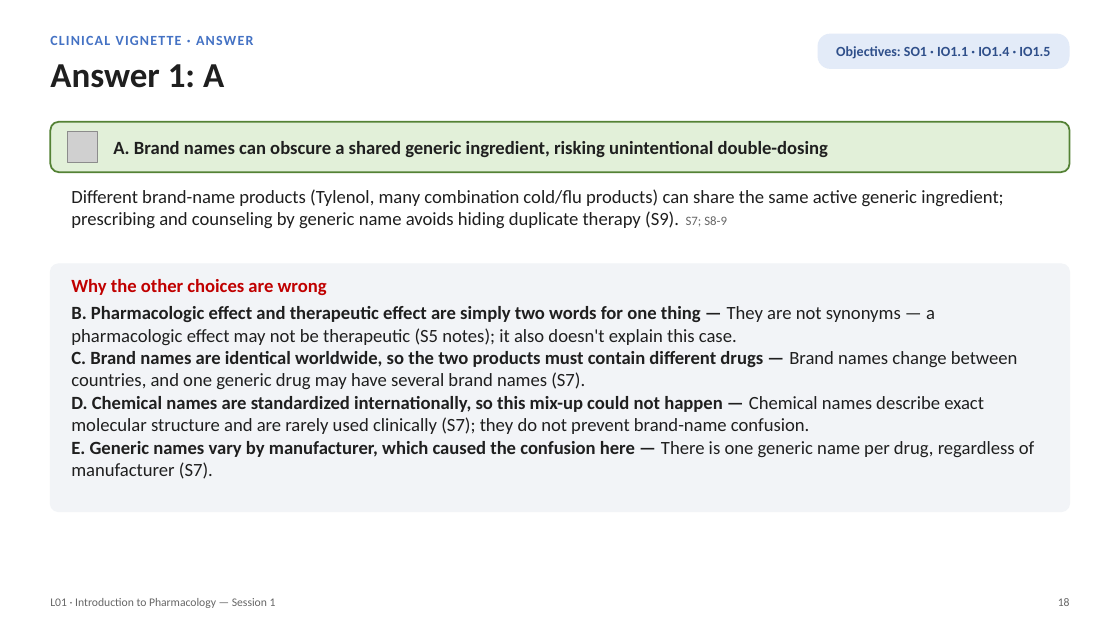
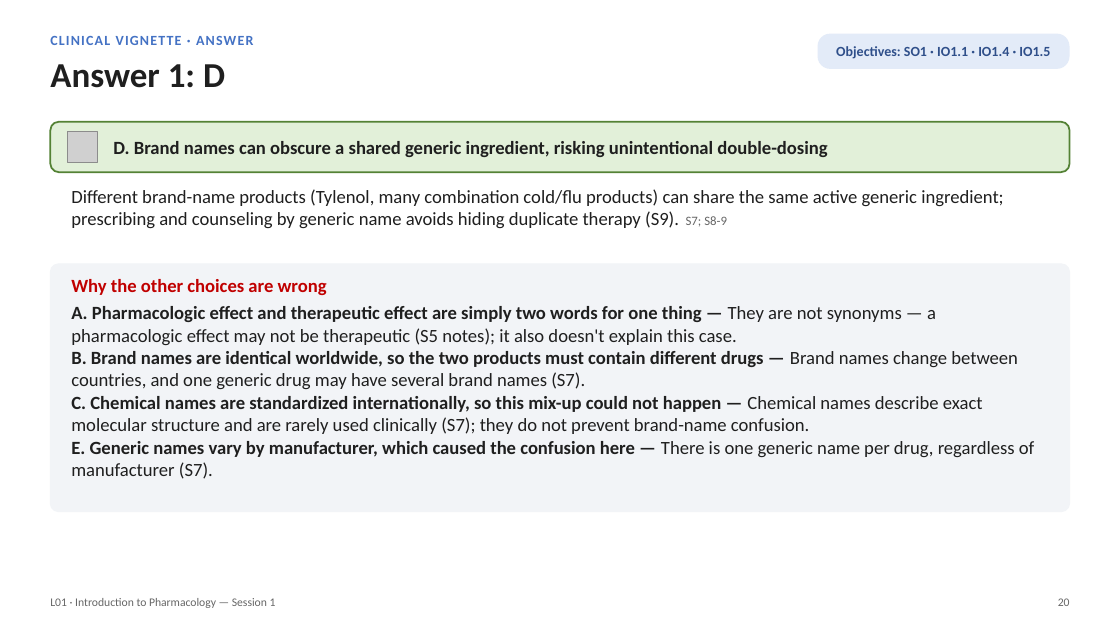
Before and after one commit to bishwokrit/DPAS-Pharm, a slide deck: slide 20 of docs/L01/L01_Unit_1_Introduction_to_Pharmacology_Session_1_study_deck.pptx (slide 18 before the commit). Drawn at 1120x630 pixels with LibreOffice and Linux fonts; fonts in the diff are those of the drawing; grey boxes stand for pictures. Boxes give left, top, right and bottom in pixels: in the first picture for what was removed or moved away, otherwise in the second. Text is boxed around its words. In the diff, an @@ line names an element or a change of style, - is before the commit and + after.

```diff
--- a/docs/L01/L01_Unit_1_Introduction_to_Pharmacology_Session_1_study_deck.pptx
+++ b/docs/L01/L01_Unit_1_Introduction_to_Pharmacology_Session_1_study_deck.pptx
@@ text at [50,64,225,88]: text changed @@
-Answer 1: A
+Answer 1: D
@@ text at [113,141,827,157]: text changed @@
-A. Brand names can obscure a shared generic ingredient, risking unintentional double-dosing
+D. Brand names can obscure a shared generic ingredient, risking unintentional double-dosing
@@ text at [71,306,1018,434]: text changed @@
-B. Pharmacologic effect and therapeutic effect are simply two words for one thing — They are not synonyms — a pharmacologic effect may not be therapeutic (S5 notes); it also doesn't explain this case.
-C. Brand names are identical worldwide, so the two products must contain different drugs — Brand names change between countries, and one generic drug may have several brand names (S7).
-D. Chemical names are standardized internationally, so this mix-up could not happen — Chemical names describe exact molecular structure and are rarely used clinically (S7); they do not prevent brand-name confusion.
+A. Pharmacologic effect and therapeutic effect are simply two words for one thing — They are not synonyms — a pharmacologic effect may not be therapeutic (S5 notes); it also doesn't explain this case.
+B. Brand names are identical worldwide, so the two products must contain different drugs — Brand names change between countries, and one generic drug may have several brand names (S7).
+C. Chemical names are standardized internationally, so this mix-up could not happen — Chemical names describe exact molecular structure and are rarely used clinically (S7); they do not prevent brand-name confusion.
@@ text at [1058,598,1070,606]: text changed @@
-18
+20
```
Also in this commit, not shown: 106 other slides changed, 22 slides added, 2 slides removed, 43 other files.
